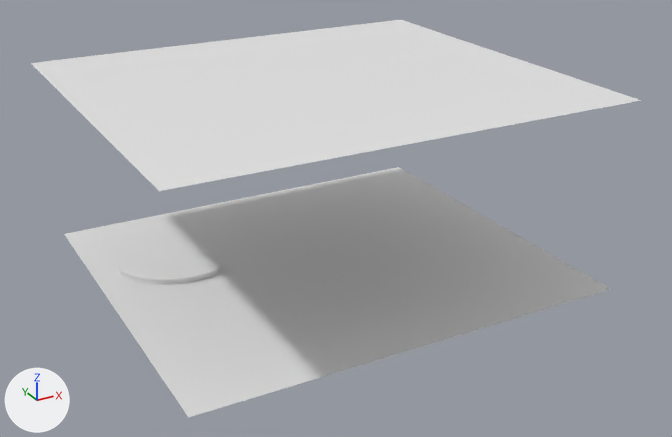
The Blender file hall.blend, before and after one commit.
One viewpoint serves both versions: a 50 mm lens placed at (-8.72, -12.02, 6.37), pointed at (-2.47, -0.65, 0.69). The axes (+X, +Y, +Z) are drawn at lower left. The lights are the same throughout.

Objects in the first picture: 'Plane', 'stair'.
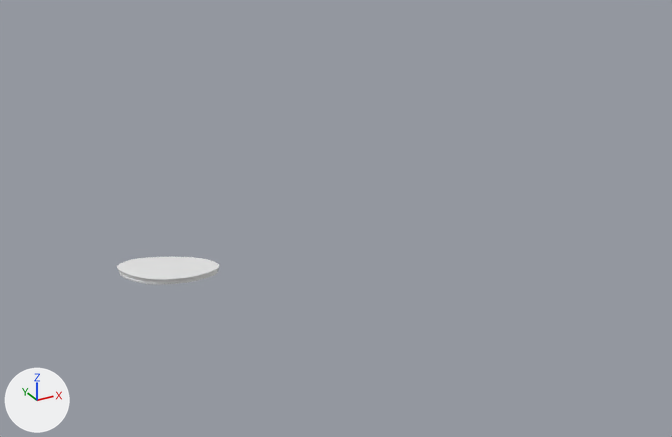
Changed parts and their boxes (x1, y1, x2, y2) in the pictures (672 x 437 px):
'Plane', hidden
    before: (31, 20, 641, 418)

Diff of the bpy script that builds the scene:
```diff
--- a/hall.blend.py
+++ b/hall.blend.py
@@ ob_plane @@
 ob_plane.location = (-0.21, 0.24, -0.18)
+ob_plane.hide_set(True)
```
